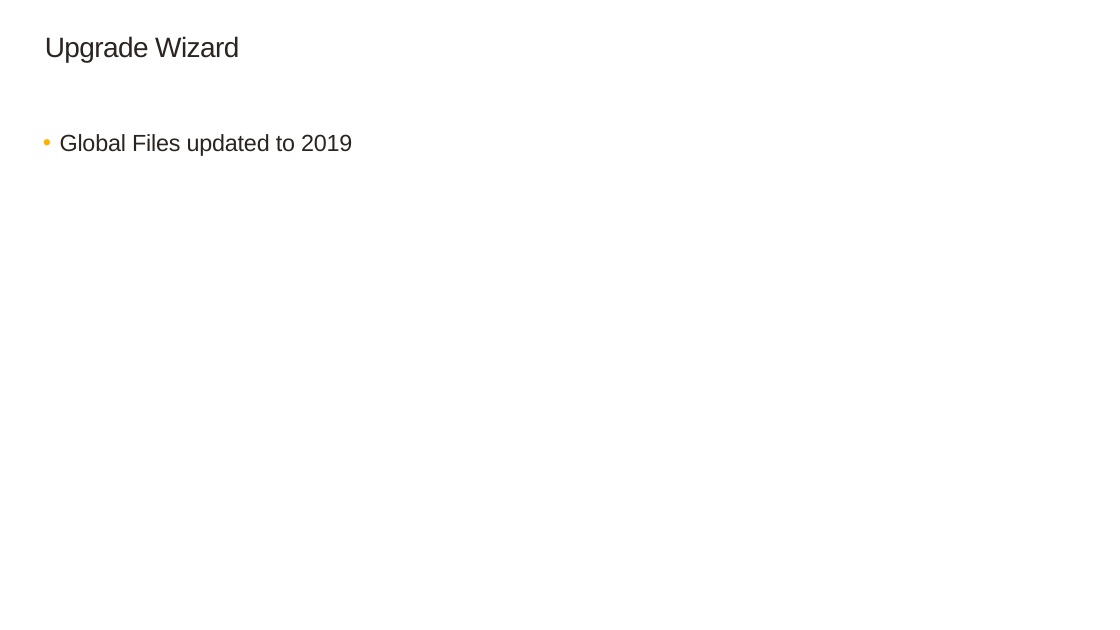
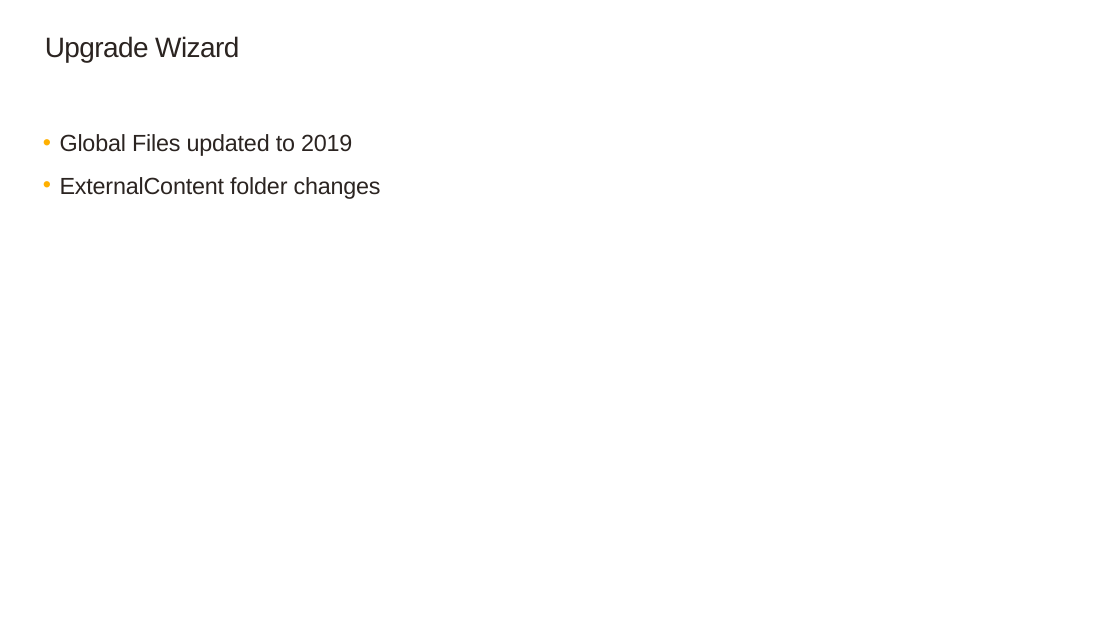
Before and after one commit to SageNADev/Sage300-SDK, a slide deck: slide 8 of docs/presentations/Sage300SDK_2019WebSDKOverview.pptx. Drawn at 1120x630 pixels with LibreOffice and Linux fonts; fonts in the diff are those of the drawing; background and template pictures are left out. Boxes give left, top, right and bottom in pixels: in the first picture for what was removed or moved away, otherwise in the second. Text is boxed around its words. In the diff, an @@ line names an element or a change of style, - is before the commit and + after.

```diff
--- a/docs/presentations/Sage300SDK_2019WebSDKOverview.pptx
+++ b/docs/presentations/Sage300SDK_2019WebSDKOverview.pptx
@@ text at [60, 177, 381, 199]: paragraph added @@
+  • ExternalContent folder changes
```
Also in this commit, not shown: 5 other slides changed, 1 slide removed.
